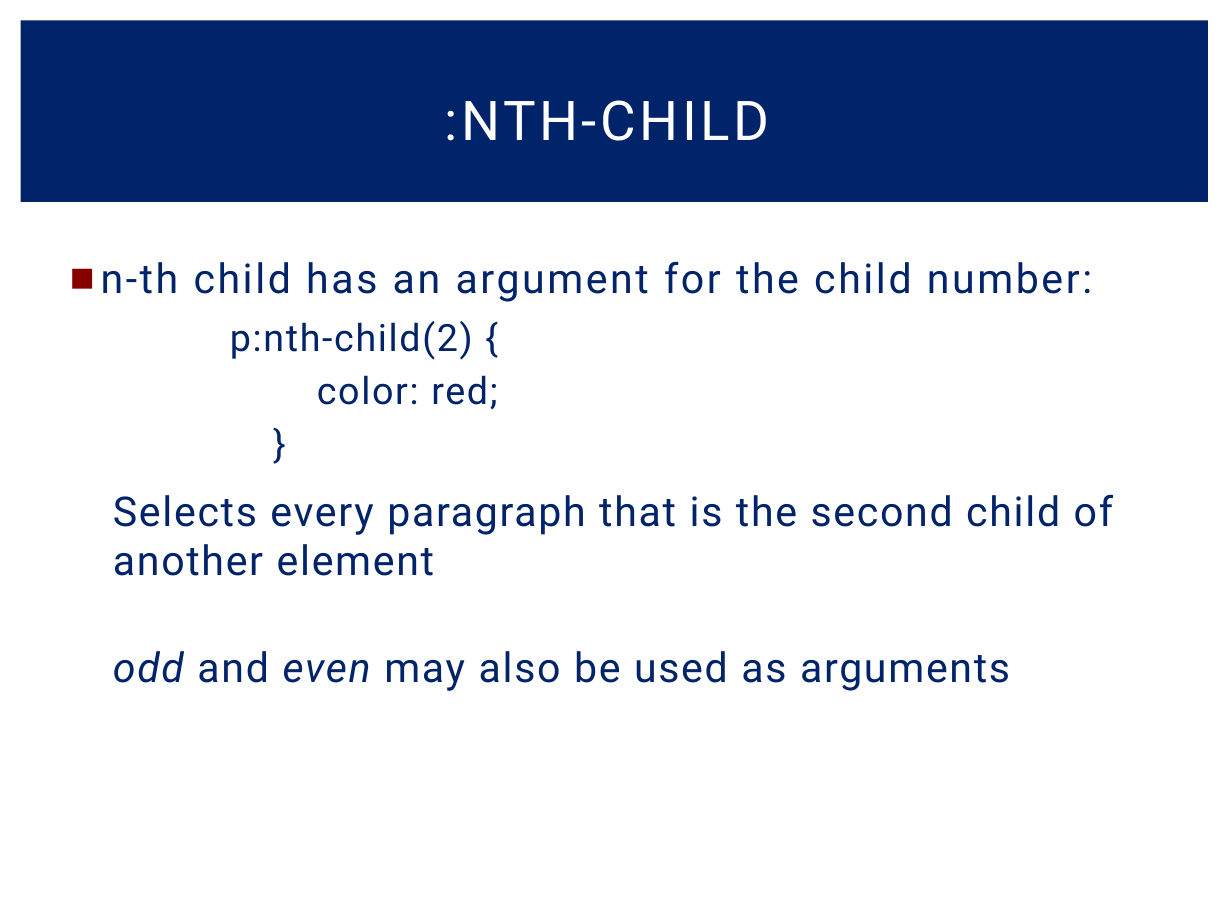
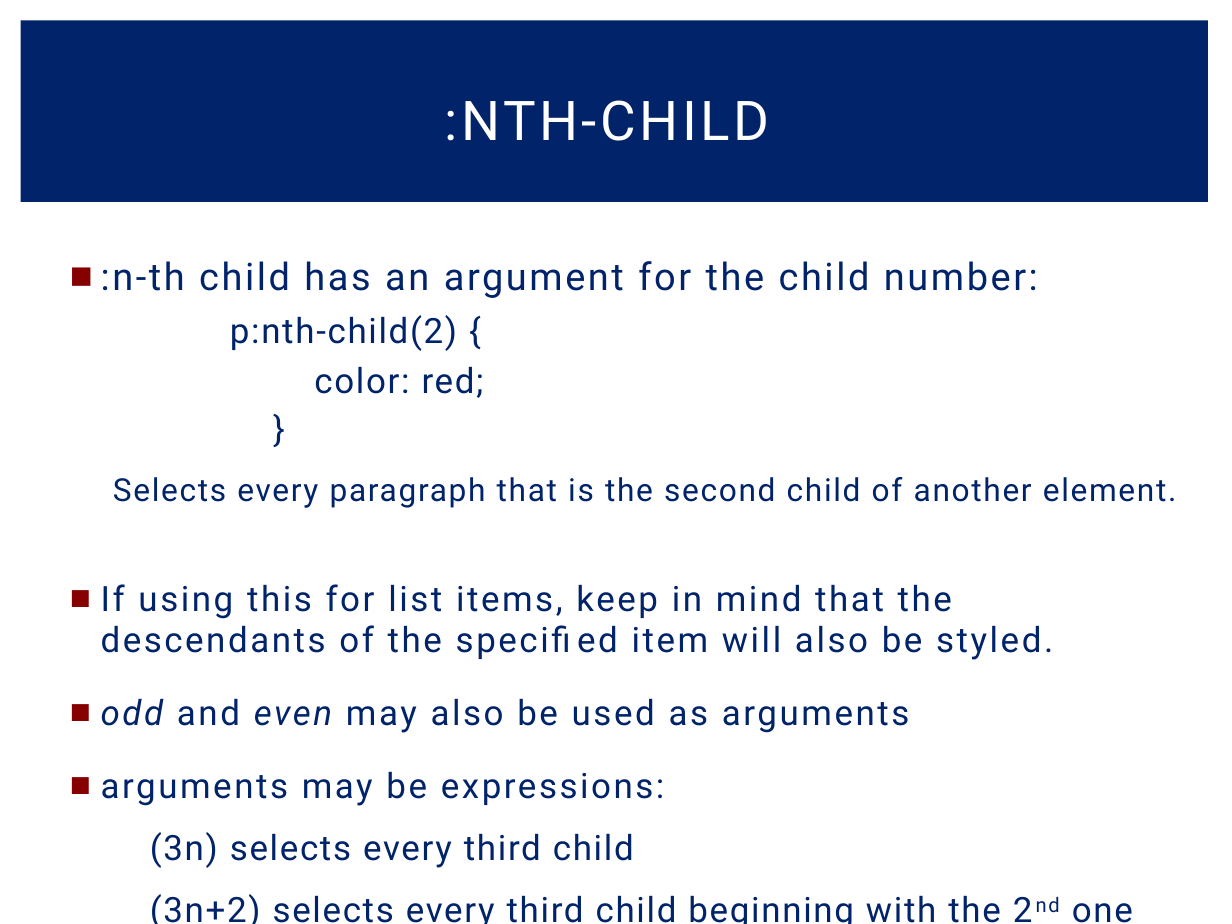
Before and after one commit to ChronoAnomaly/CS-2800, a slide deck: slide 16 of Stylng with CSS.pptx. Drawn at 1232x924 pixels with LibreOffice and Linux fonts; fonts in the diff are those of the drawing. Boxes give left, top, right and bottom in pixels: in the first picture for what was removed or moved away, otherwise in the second. Text is boxed around its words. In the diff, an @@ line names an element or a change of style, - is before the commit and + after.

```diff
--- a/Stylng with CSS.pptx
+++ b/Stylng with CSS.pptx
@@ text at [101,261,1038,298]: text changed; size 24 to 22.2 pt @@
-■ n-th child has an argument for the child number:
+■ :n-th child has an argument for the child number:
@@ text at [101,315,910,733]: size 22 to 20.4 pt in "p:nth-child(2) {", "color: red;", "}"; size 24 to 20.4 pt, letter spacing 1 to 1.5 pt in "odd and even may also be used ..."; bullet none to ■; list level 2 to 1 in "odd and even may also ..." @@
@@ text at [101,477,1177,660]: text changed; size 24 to 20.4 pt @@
-  Selects every paragraph that is the second child of another element
+  Selects every paragraph that is the second child of another element.
+■ If using this for list items, keep in mind that the descendants of the specified item will also be styled.
@@ text at [101,771,1133,924]: paragraphs added @@
+■ arguments may be expressions:
+    (3n) selects every third child
+    (3n+2) selects every third child beginning with the 2nd one
```
Also in this commit, not shown: 5 other slides changed, 2 other files.
